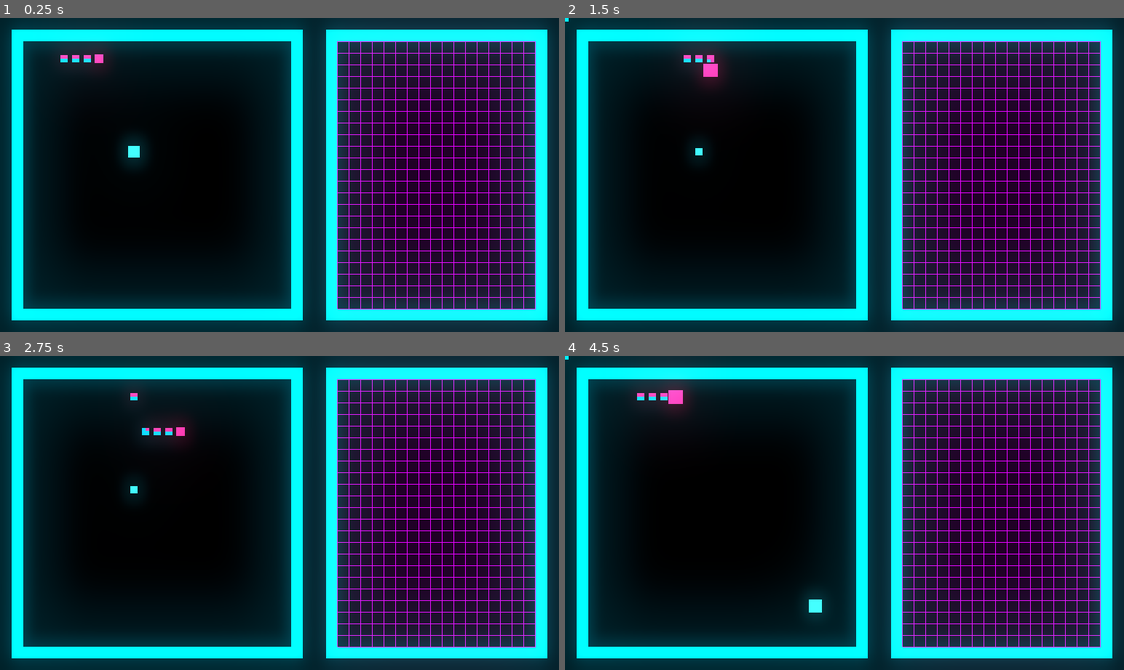
Above: before the commit, frames 1-4 (two rows, left to right).
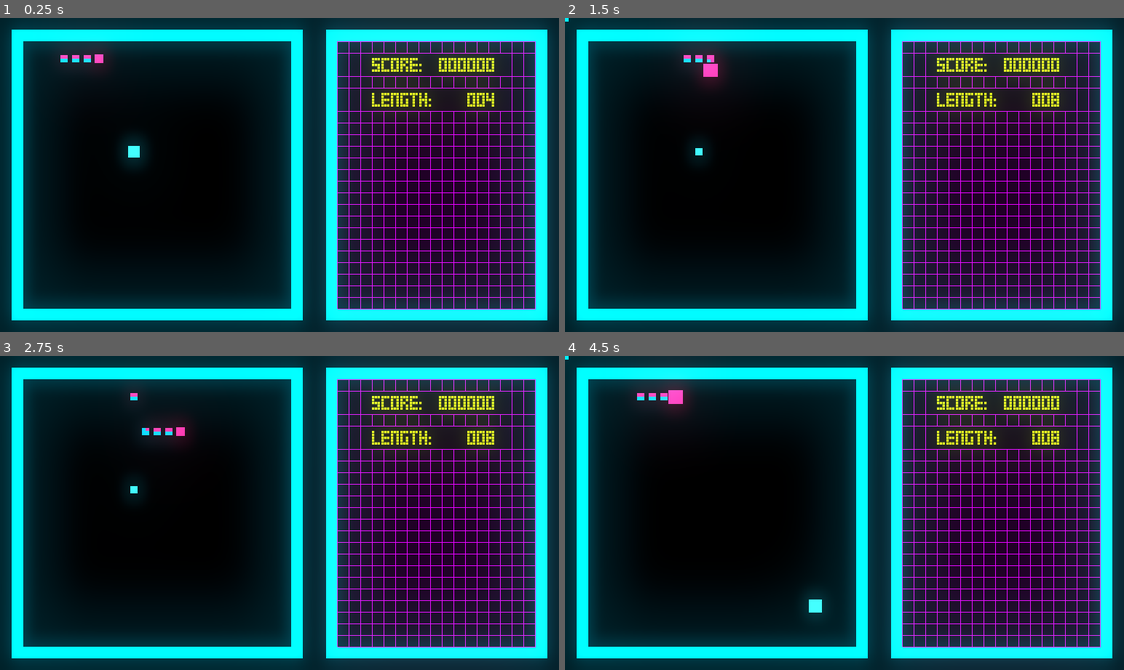
Above: after the commit, the same moments.

Repository: mikahimself/snake
Game: Godot game, scene res://scenes/GameScreen.tscn
The game is run twice, just before and just after one commit, with the same random seed, the same clock (stepped at 60 frames per second) and the same inputs.
Inputs:
- Up to frame 1 (0.25 s): no input
- Up to frame 2 (1.5 s): hold Right (ui_right) 0.53-1.28 s; hold Space (ui_select) 0.53-1.28 s; hold Down (ui_down) from 1.28 s (still down); tap G (grow_snake) at 1.35 s
- Up to frame 3 (2.75 s): tap Space (ui_select) at 1.52, 1.55, 1.82 s; release Down (ui_down) at 2.03 s; hold Right (ui_right) from 2.03 s (still down); hold Space (ui_select) from 2.03 s (still down)
- Up to frame 4 (4.5 s): release Right (ui_right) at 2.78 s; release Space (ui_select) at 2.78 s; hold Up (ui_up) 2.78-3.53 s; tap G (grow_snake) at 2.85, 4.35 s; tap Space (ui_select) at 3.02, 3.05, 3.32 s; hold Space (ui_select) 3.53-4.28 s; hold Left (ui_left) from 3.53 s (still down); tap Y (reset_game) at 4.15 s

The runs differ from the first frame. In frame 1, 2.2% of the frame differs, in the area x 60-96%, y 11-31%; in frame 2, 2.3%; in frame 3, 2.3%; in frame 4, 2.3%.

Commit message:
Add score panel, pause screen and score handler.

Diff:
--- a/scenes/GameScreen.tscn
+++ b/scenes/GameScreen.tscn
@@ -1,8 +1,10 @@
-[gd_scene load_steps=5 format=2]
+[gd_scene load_steps=7 format=2]
 
 [ext_resource path="res://scripts/GameScreen.gd" type="Script" id=1]
 [ext_resource path="res://scenes/PauseScreen.tscn" type="PackedScene" id=2]
 [ext_resource path="res://scenes/GameOverScreen.tscn" type="PackedScene" id=3]
+[ext_resource path="res://scenes/ScorePanel.tscn" type="PackedScene" id=4]
+[ext_resource path="res://scenes/ScoreHandler.tscn" type="PackedScene" id=5]
 
 [sub_resource type="Environment" id=1]
 background_mode = 4
@@ -31,5 +33,13 @@
 [node name="GameOverTimer" type="Timer" parent="."]
 wait_time = 2.0
 one_shot = true
+
+[node name="ScorePanel" parent="." instance=ExtResource( 4 )]
+margin_left = 500.0
+margin_top = 49.0
+margin_right = 690.0
+margin_bottom = 417.0
+
+[node name="ScoreHandler" parent="." instance=ExtResource( 5 )]
 [connection signal="timeout" from="SpecialSpawnTimer" to="." method="_on_SpecialSpawnTimer_timeout"]
 [connection signal="timeout" from="GameOverTimer" to="." method="_on_GameOverTimer_timeout"]
--- a/scenes/PauseScreen.tscn
+++ b/scenes/PauseScreen.tscn
@@ -1,8 +1,9 @@
 [gd_scene load_steps=4 format=2]
 
-[ext_resource path="res://scenes/PauseScreen.gd" type="Script" id=1]
+[ext_resource path="res://scripts/PauseScreen.gd" type="Script" id=1]
 [ext_resource path="res://fonts/pause_title_font.tres" type="DynamicFont" id=2]
 [ext_resource path="res://fonts/pause_subtitle_font.tres" type="DynamicFont" id=3]
+
 
 [node name="PauseScreen" type="Node2D"]
 pause_mode = 2
--- /dev/null
+++ b/scenes/ScoreHandler.tscn
@@ -0,0 +1,6 @@
+[gd_scene load_steps=2 format=2]
+
+[ext_resource path="res://scripts/ScoreHandler.gd" type="Script" id=1]
+
+[node name="ScoreHandler" type="Node2D"]
+script = ExtResource( 1 )
--- /dev/null
+++ b/scenes/ScorePanel.tscn
@@ -0,0 +1,74 @@
+[gd_scene load_steps=5 format=2]
+
+[ext_resource path="res://scripts/ScorePanel.gd" type="Script" id=1]
+[ext_resource path="res://fonts/pause_subtitle_font.tres" type="DynamicFont" id=2]
+
+[sub_resource type="StyleBoxFlat" id=1]
+content_margin_left = 10.0
+content_margin_right = 10.0
+bg_color = Color( 0, 0, 0, 1 )
+
+[sub_resource type="StyleBoxFlat" id=2]
+content_margin_left = 10.0
+content_margin_right = 10.0
+bg_color = Color( 0, 0, 0, 1 )
+
+[node name="ScorePanel" type="Control"]
+margin_right = 190.0
+margin_bottom = 368.0
+script = ExtResource( 1 )
+
+[node name="ScoreVBox" type="VBoxContainer" parent="."]
+anchor_right = 1.0
+rect_min_size = Vector2( 0, 100 )
+
+[node name="ScoreContainer" type="PanelContainer" parent="ScoreVBox"]
+margin_right = 190.0
+margin_bottom = 31.0
+rect_min_size = Vector2( 0, 31 )
+custom_styles/panel = SubResource( 1 )
+
+[node name="ScoreTitle" type="Label" parent="ScoreVBox/ScoreContainer"]
+margin_left = 10.0
+margin_right = 180.0
+margin_bottom = 30.0
+custom_fonts/font = ExtResource( 2 )
+custom_colors/font_color = Color( 0.776471, 0.901961, 0.00784314, 1 )
+text = "SCORE:"
+
+[node name="ScoreNumber" type="Label" parent="ScoreVBox/ScoreContainer"]
+margin_left = 10.0
+margin_right = 180.0
+margin_bottom = 30.0
+custom_fonts/font = ExtResource( 2 )
+custom_colors/font_color = Color( 0.776471, 0.901961, 0.00784314, 1 )
+text = "000000"
+align = 2
+
+[node name="LengthVBox" type="VBoxContainer" parent="."]
+margin_top = 48.0
+margin_right = 190.0
+margin_bottom = 79.0
+
+[node name="LengthContainer" type="PanelContainer" parent="LengthVBox"]
+margin_right = 190.0
+margin_bottom = 31.0
+rect_min_size = Vector2( 0, 31 )
+custom_styles/panel = SubResource( 2 )
+
+[node name="LengthTitle" type="Label" parent="LengthVBox/LengthContainer"]
+margin_left = 10.0
+margin_right = 180.0
+margin_bottom = 30.0
+custom_fonts/font = ExtResource( 2 )
+custom_colors/font_color = Color( 0.776471, 0.901961, 0.00784314, 1 )
+text = "LENGTH:"
+
+[node name="LengthNumber" type="Label" parent="LengthVBox/LengthContainer"]
+margin_left = 10.0
+margin_right = 180.0
+margin_bottom = 30.0
+custom_fonts/font = ExtResource( 2 )
+custom_colors/font_color = Color( 0.776471, 0.901961, 0.00784314, 1 )
+text = "000"
+align = 2
--- a/scripts/GameScreen.gd
+++ b/scripts/GameScreen.gd
@@ -13,6 +13,17 @@
 var rows: int = RECTSIZE_PLAYAREA_INNER.y / TILE_SIZE
 var cols: int = RECTSIZE_PLAYAREA_INNER.x / TILE_SIZE
 
+# Sidepanel Area
+const ORIGIN_SIDEPANEL_OUTER: Vector2 = Vector2(448, 16)
+const ORIGIN_SIDEPANEL_INNER: Vector2 = Vector2(464, 32)
+const RECTSIZE_SIDEPANEL_OUTER: Vector2 = Vector2(304, 400)
+const RECTSIZE_SIDEPANEL_INNER: Vector2 = Vector2(272, 368)
+
+# Colors
+const COLOR_BLUE: Color = Color("#01c4e7")
+const COLOR_BLACK: Color = Color("#000000")
+const COLOR_RED: Color = Color("#c501e2")
+
 # Movement Limits for Snake
 var snakelimits_left_top: Vector2 = Vector2(ORIGIN_PLAYAREA_INNER.x, ORIGIN_PLAYAREA_INNER.y)
 var snakelimits_right_bot: Vector2 = Vector2(ORIGIN_PLAYAREA_INNER.x + RECTSIZE_PLAYAREA_INNER.x, ORIGIN_PLAYAREA_INNER.y + RECTSIZE_PLAYAREA_INNER.y)
@@ -21,11 +32,7 @@
 var game_on: bool = true
 var move_time_step: float = 0.25
 var current_move_time: float = 0.0
-var snake_length: int = 0
 
-# Special Item Spawning
-const SPECIAL_SPAWN_MIN_LIMIT = 10
-const SPECIAL_SPAWN_DIVISOR = 10
 
 # Scenes and Nodes
 onready var snake_scene: PackedScene = preload("res://scenes/Snake.tscn")
@@ -33,6 +40,8 @@
 onready var special_scene: PackedScene = preload("res://scenes/Special.tscn")
 onready var special_spawn_timer: Timer = get_node("SpecialSpawnTimer")
 onready var game_over_screen = get_node("GameOverScreen")
+onready var score_handler = get_node("ScoreHandler")
+
 var snake: Node2D
 var fruit: Sprite
 var special: Sprite
@@ -41,16 +50,21 @@
 func _ready() -> void:
     rng = RandomNumberGenerator.new()
     rng.randomize()
+
     spawn_snake()
     spawn_fruit()
+    score_handler.connect("spawn_special_limit_reached", self, "on_spawn_special_limit_reached")
+
 
 func spawn_snake() -> void:
     snake = snake_scene.instance()
     snake.start_position = Vector2(START_X, START_Y)
     snake.set_limits(snakelimits_left_top, snakelimits_right_bot)
     snake.connect("snake_died", self, "on_snake_dead")
-    snake.connect("snake_size_grew", self, "on_snake_grew")
+    snake.connect("snake_size_grew", score_handler, "on_snake_grew")
+    snake.connect("ate_fruit", score_handler, "on_snake_ate_fruit")
     snake.connect("ate_fruit", self, "on_snake_ate_fruit")
+    snake.connect("ate_special", score_handler, "on_snake_ate_special")
     snake.connect("ate_special", self, "on_snake_ate_special")
     add_child(snake)
 
@@ -66,16 +80,17 @@
     move_special()
 
 func _draw() -> void:
-    draw_rect(Rect2(ORIGIN_PLAYAREA_OUTER, RECTSIZE_PLAYAREA_OUTER), Color("#01c4e7"))
-    draw_rect(Rect2(ORIGIN_PLAYAREA_INNER, RECTSIZE_PLAYAREA_INNER), Color("#000000"))
+    draw_rect(Rect2(ORIGIN_PLAYAREA_OUTER, RECTSIZE_PLAYAREA_OUTER), COLOR_BLUE)
+    draw_rect(Rect2(ORIGIN_PLAYAREA_INNER, RECTSIZE_PLAYAREA_INNER), COLOR_BLACK)
 
-    draw_rect(Rect2(Vector2(448,16), Vector2(304,400)), Color("#01c4e7"))
-    draw_rect(Rect2(Vector2(464,32), Vector2(272,368)), Color("#000000"))
+    draw_rect(Rect2(ORIGIN_SIDEPANEL_OUTER, RECTSIZE_SIDEPANEL_OUTER), COLOR_BLUE)
+    draw_rect(Rect2(ORIGIN_SIDEPANEL_INNER, RECTSIZE_SIDEPANEL_INNER), COLOR_BLACK)
 
     for i in range(2,26):
-        draw_line(Vector2(464, i * TILE_SIZE), Vector2(736, i * TILE_SIZE), Color("#c501e2"), 1)
+        if i != 4 and i != 7:
+            draw_line(Vector2(464, i * TILE_SIZE), Vector2(736, i * TILE_SIZE), COLOR_RED, 1)
     for i in range(0, 18):
-        draw_line(Vector2(i * TILE_SIZE + 464, 32), Vector2(i * TILE_SIZE + 464, 400), Color("#c501e2"), 1)
+        draw_line(Vector2(i * TILE_SIZE + 464, 32), Vector2(i * TILE_SIZE + 464, 400), COLOR_RED, 1)
 
 func move_fruit() -> void:
     fruit.scale = Vector2.ZERO
@@ -124,7 +139,7 @@
         reset_game()
 
 func reset_game() -> void:
-    snake_length = 0
+    score_handler.reset_score()
     snake.queue_free()
     fruit.queue_free()
     spawn_snake()
@@ -139,21 +154,17 @@
     game_on = false
     $GameOverTimer.start()
 
+func _on_SpecialSpawnTimer_timeout() -> void:
+    spawn_special()
+
+func _on_GameOverTimer_timeout() -> void:
+    game_over_screen.visible = true
+
+func on_spawn_special_limit_reached() -> void:
+    special_spawn_timer.start()
+
 func on_snake_ate_fruit() -> void:
     move_fruit()
 
 func on_snake_ate_special() -> void:
     special.set_disabled(true)
-    print("ate special")
-
-func on_snake_grew() -> void:
-    snake_length += 1
-    print("Snake len: ", snake_length)
-    if snake_length >= SPECIAL_SPAWN_MIN_LIMIT and snake_length % SPECIAL_SPAWN_DIVISOR == 0:
-        special_spawn_timer.start()
-
-func _on_SpecialSpawnTimer_timeout() -> void:
-    spawn_special()
-
-func _on_GameOverTimer_timeout() -> void:
-    game_over_screen.visible = true
--- /dev/null
+++ b/scripts/ScoreHandler.gd
@@ -0,0 +1,31 @@
+extends Node2D
+
+onready var score_panel = get_parent().get_node("ScorePanel")
+
+var score: int = 0
+var length: int = 0
+const SCORE_FRUIT: int = 10
+const SCORE_SPECIAL: int = 50
+const SPECIAL_SPAWN_MIN_LIMIT = 10
+const SPECIAL_SPAWN_DIVISOR = 10
+
+signal spawn_special_limit_reached
+
+func on_snake_ate_fruit() -> void:
+	score += SCORE_FRUIT
+	score_panel.set_score(score)
+
+func on_snake_ate_special() -> void:
+	score += SCORE_SPECIAL
+	score_panel.set_score(score)
+
+func on_snake_grew() -> void:
+	length += 1
+	score_panel.set_length(length)
+
+	if length >= SPECIAL_SPAWN_MIN_LIMIT and length % SPECIAL_SPAWN_DIVISOR == 0:
+		emit_signal("spawn_special_limit_reached")
+
+func reset_score() -> void:
+	score = 0
+	length = 0
--- /dev/null
+++ b/scripts/ScorePanel.gd
@@ -0,0 +1,17 @@
+extends Control
+
+onready var score_number = get_node("ScoreVBox/ScoreContainer/ScoreNumber")
+onready var length_number = get_node("LengthVBox/LengthContainer/LengthNumber")
+
+func _ready() -> void:
+	pass
+
+func set_score(new_score: int) -> void:
+	var scoreString = str(new_score)
+	scoreString = scoreString.pad_zeros(6)
+	score_number.set_text(scoreString)
+
+func set_length(new_length: int) -> void:
+	var lengthString = str(new_length)
+	lengthString = lengthString.pad_zeros(3)
+	length_number.set_text(lengthString)
Renamed: scenes/PauseScreen.gd -> scripts/PauseScreen.gd
